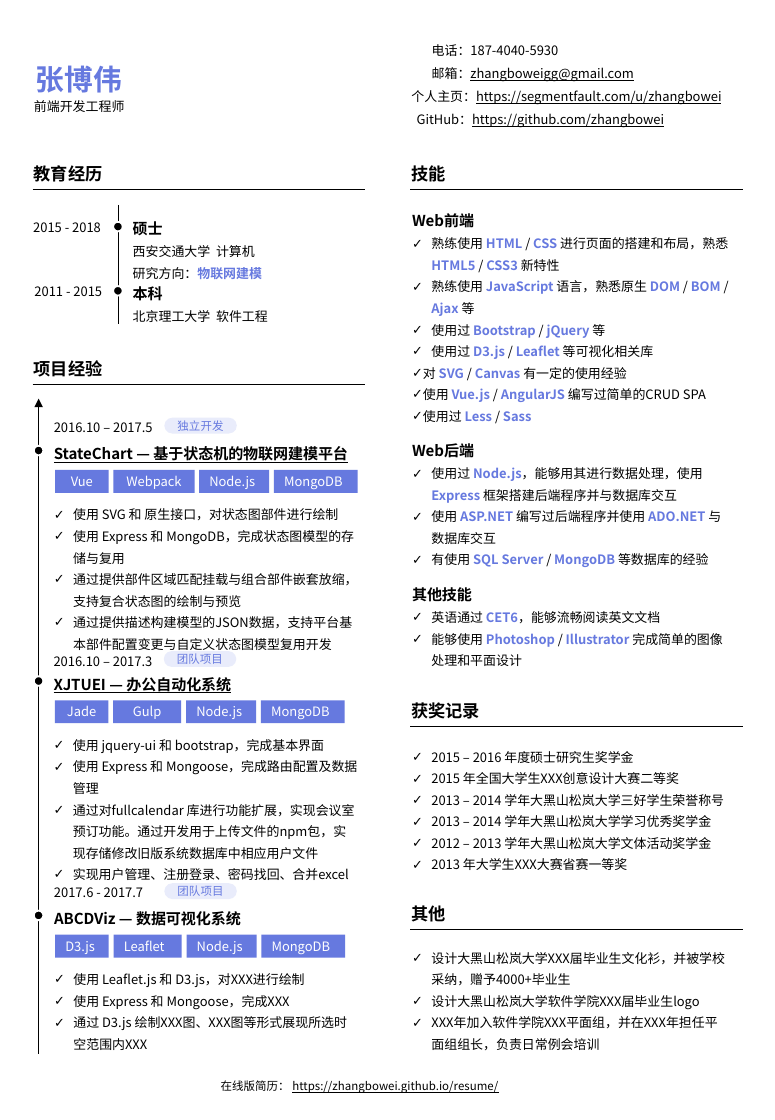
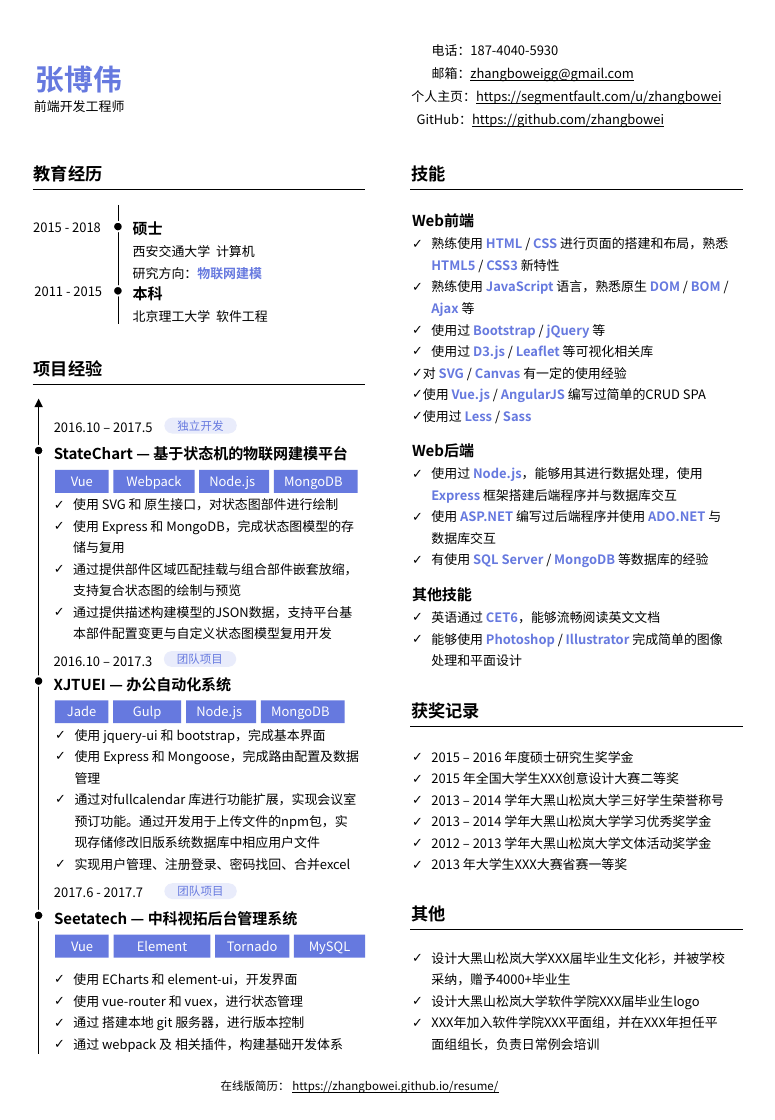
Before and after one commit to zhangbowei/resume, a slide deck: slide 1 of doc/resume.pptx. Drawn at 775x1120 pixels with LibreOffice and Linux fonts; fonts in the diff are those of the drawing; background and template pictures are left out. Boxes give left, top, right and bottom in pixels: in the first picture for what was removed or moved away, otherwise in the second. Text is boxed around its words. In the diff, an @@ line names an element or a change of style, - is before the commit and + after.

Commit message:
完成简历项目经验部分

```diff
--- a/doc/resume.pptx
+++ b/doc/resume.pptx
@@ text "StateChart — 基于状态机的物联网建模平台" at bbox=[54, 446, 348, 461]: underline off @@
@@ text "使用 SVG 和 原生接口，对状态图部件进行绘制": place and size @@
-text "使用 SVG 和 原生接口，对状态图部件进行绘制" at bbox=[73, 508, 357, 650]
+text "使用 SVG 和 原生接口，对状态图部件进行绘制" at bbox=[73, 498, 357, 639]
@@ text "XJTUEI — 办公自动化系统" at bbox=[54, 677, 231, 692]: underline off @@
@@ text "使用 jquery-ui 和 bootstrap，完成基本界面": place and size @@
-text "使用 jquery-ui 和 bootstrap，完成基本界面" at bbox=[73, 739, 357, 880]
+text "使用 jquery-ui 和 bootstrap，完成基本界面" at bbox=[75, 729, 359, 870]
@@ text at bbox=[54, 911, 298, 926]: text changed @@
-ABCDViz — 数据可视化系统
+Seetatech — 中科视拓后台管理系统
@@ text in rectangle at bbox=[71, 941, 93, 951]: text changed @@
-D3.js
+Vue
@@ rectangle "Element": place and size @@
-rectangle "Element" at bbox=[114, 934, 182, 957]
+rectangle "Element" at bbox=[114, 934, 211, 957]
@@ text in rectangle at bbox=[137, 941, 187, 951]: text changed @@
-Leaflet
+Element
@@ rectangle "Tornado": place and size @@
-rectangle "Tornado" at bbox=[187, 934, 257, 957]
+rectangle "Tornado" at bbox=[215, 934, 289, 957]
@@ text in rectangle at bbox=[227, 941, 278, 951]: text changed @@
-Node.js
+Tornado
@@ rectangle "MySQL": place and size @@
-rectangle "MySQL" at bbox=[261, 934, 345, 957]
+rectangle "MySQL" at bbox=[293, 934, 365, 957]
@@ text in rectangle at bbox=[309, 941, 351, 954]: text changed @@
-MongoDB
+MySQL
@@ text at bbox=[73, 973, 343, 1052]: text changed @@
-✓ 使用 Leaflet.js 和 D3.js，对XXX进行绘制
-✓ 使用 Express 和 Mongoose，完成XXX
-✓ 通过 D3.js 绘制XXX图、XXX图等形式展现所选时空范围内XXX
+✓ 使用 ECharts 和 element-ui，开发界面
+✓ 使用 vue-router 和 vuex，进行状态管理
+✓ 通过 搭建本地 git 服务器，进行版本控制
+✓ 通过 webpack 及 相关插件，构建基础开发体系
```
Also in this commit, not shown: 1 other file.
